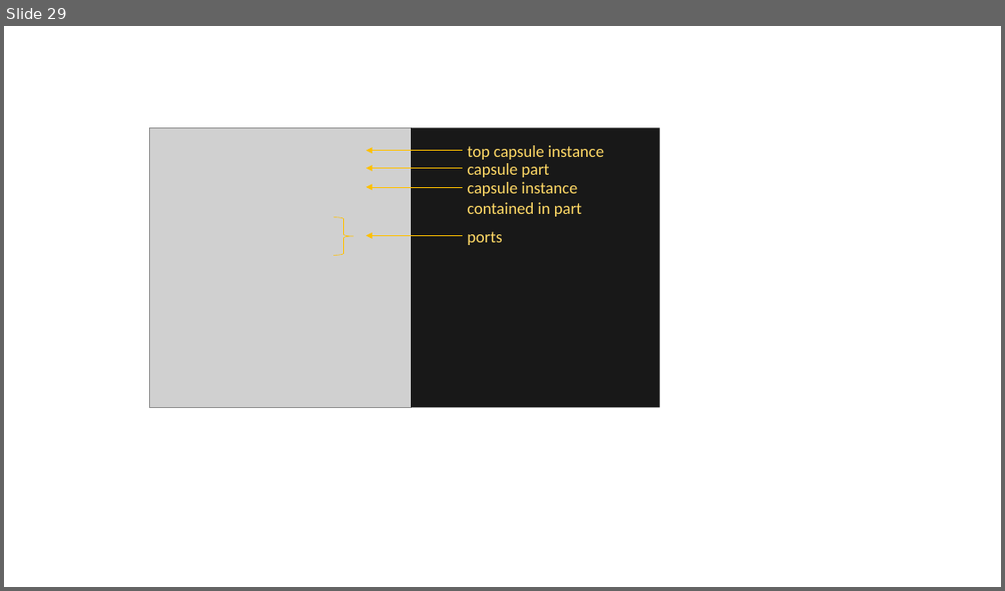
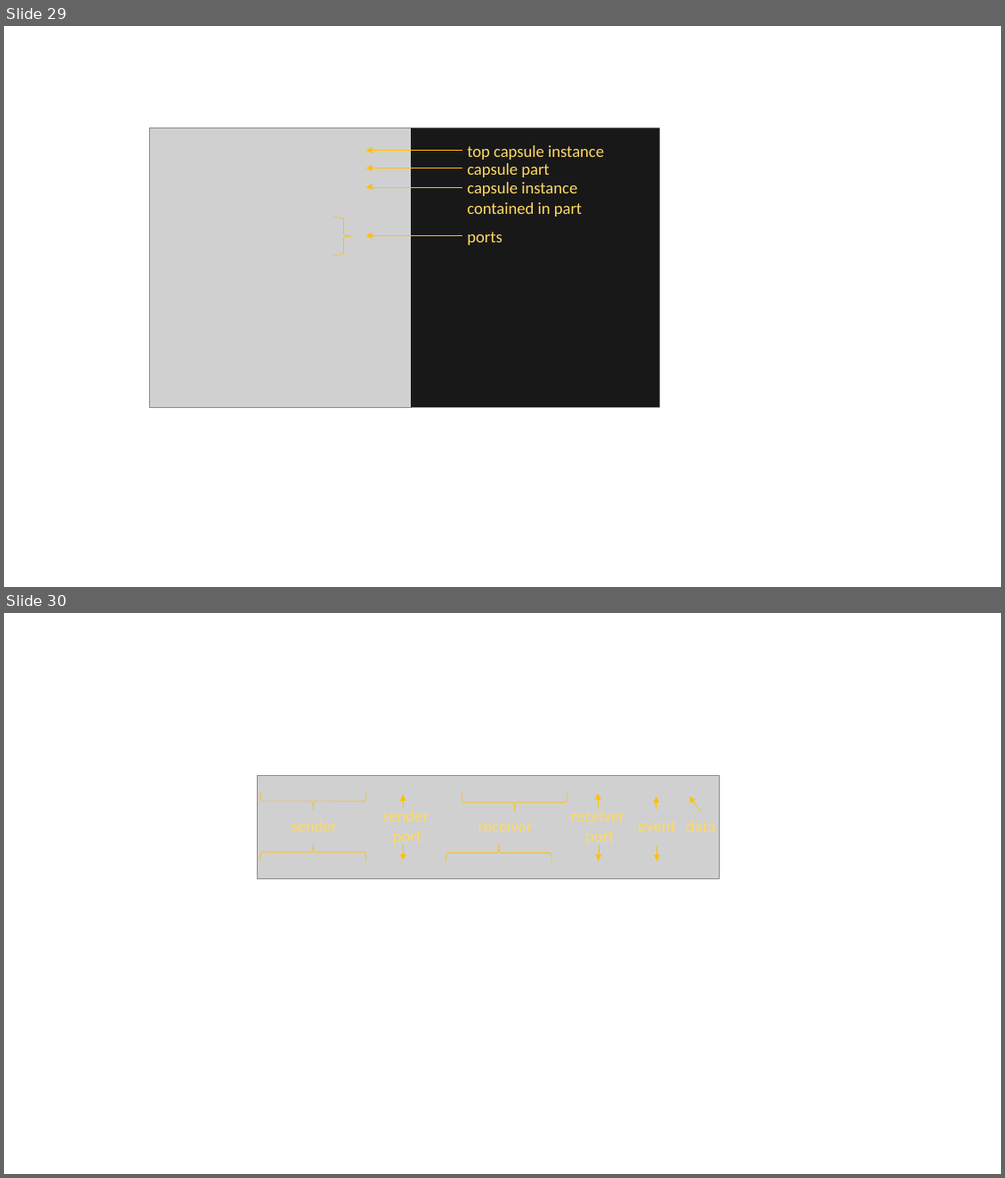
Before and after one commit to secure-dev-ops/code-realtime, a slide deck: illustrations.pptx. Shown one above the other, each under a label of ours: slide 29 before the commit, slides 29 and 30 after it. The pictures are 1005x591 and 1005x1178 pixels, drawn with LibreOffice and Linux fonts; fonts in the diff are those of the drawing; grey boxes stand for pictures. Boxes give left, top, right and bottom in pixels: in the first picture for what was removed or moved away, otherwise in the second. Text is boxed around its words. In the diff, an @@ line names an element or a change of style, - is before the commit and + after.

```diff
--- a/illustrations.pptx
+++ b/illustrations.pptx
@@ slide 30 added at [4,613,1001,1174], background #FFFFFF @@
@@ picture added at [258,776,720,879] @@
@@ right brace added at [260,793,367,811], outline #FFC000 0.5 pt @@
@@ arrow added from (404, 807) to (404, 795), #FFC000 0.5 pt @@
@@ right brace added at [461,793,568,811], outline #FFC000 0.5 pt @@
@@ arrow added from (598, 807) to (598, 793), #FFC000 0.5 pt @@
@@ arrow added from (656, 810) to (656, 796), #FFC000 0.5 pt @@
@@ arrow added from (701, 811) to (689, 796), #FFC000 0.5 pt @@
@@ text added at [382,810,429,847], 16 pt, text #FFD966 @@
+sender
+port
@@ text added at [571,810,625,846], 16 pt, text #FFD966 @@
+receiver
+port
@@ right brace added at [260,844,367,861], outline #FFC000 0.5 pt @@
@@ arrow added from (404, 844) to (404, 860), #FFC000 0.5 pt @@
@@ right brace added at [446,844,552,862], outline #FFC000 0.5 pt @@
@@ arrow added from (599, 844) to (599, 860), #FFC000 0.5 pt @@
@@ arrow added from (657, 844) to (657, 860), #FFC000 0.5 pt @@
```
Also in this commit, not shown: 15 other files.
